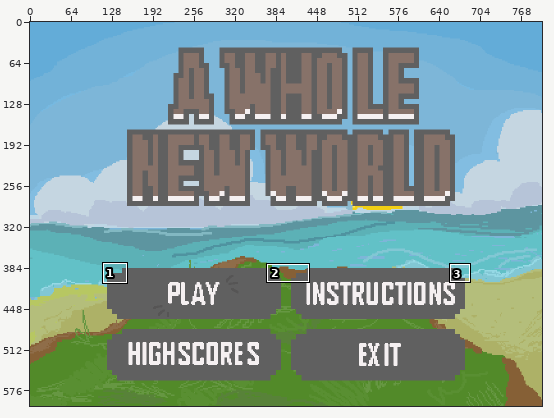
One commit to this pixel-art file: target/classes/img/bg2.aseprite. Above: a wide view before the commit, with the close-up outlined.
Close-up. The starting point:
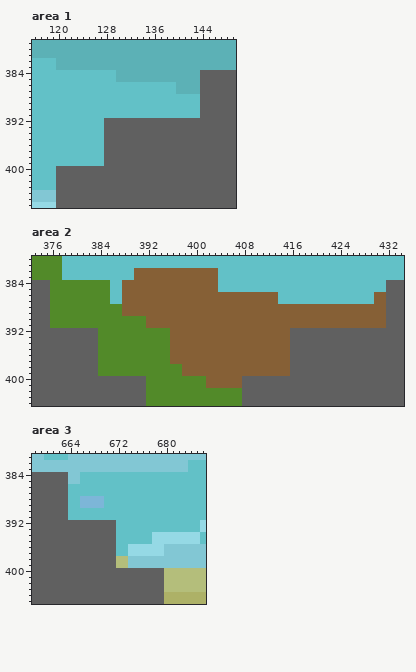
800x600 pixels, 1 frame. Shown: area 1: x 116..149, y 379..406; area 2: x 373..434, y 380..404; area 3: x 658..686, y 381..405. The commit also changed other parts of the picture, which this record leaves out.
Now the later version:
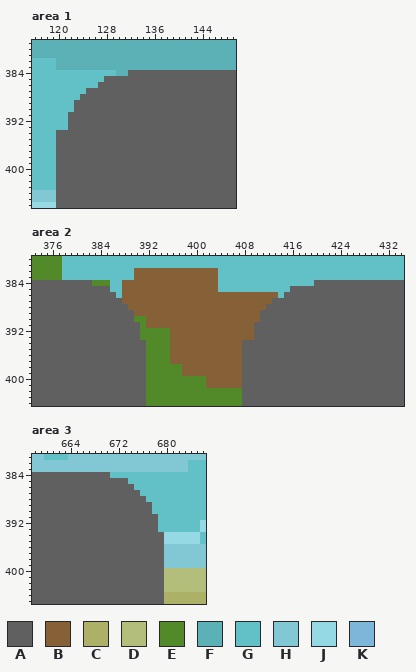
Palette (. is transparent): A #606060  B #866036  C #adb167  D #b4be7b  E #528a29  F #5cb1b6  G #62c1c7  H #82c7d4  J #95d9e5  K #7db6d8
Edits made:
Area 1, layer "Layer 3":
y 384: x 132..143 FFFFFFFFFFFF -> AAAAAAAAAAAA
y 385: x 128..143 GGFFFFFFFFFFFFFF -> AAAAAAAAAAAAAAAA
y 386: x 127..143 GGGGGGGGGGGGGFFFF -> AAAAAAAAAAAAAAAAA
y 387: x 125..143 GGGGGGGGGGGGGGGFFFF -> AAAAAAAAAAAAAAAAAAA
y 388: x 124..143 GGGGGGGGGGGGGGGGGGGG -> AAAAAAAAAAAAAAAAAAAA
y 389..390: x 123..143 GGGGGGGGGGGGGGGGGGGGG -> AAAAAAAAAAAAAAAAAAAAA
y 391: x 122..143 GGGGGGGGGGGGGGGGGGGGGG -> AAAAAAAAAAAAAAAAAAAAAA
y 392..393: x 122..127 GGGGGG -> AAAAAA
y 394..399: x 120..127 GGGGGGGG -> AAAAAAAA
Area 2, layer "Layer 3":
y 384: x 376..382 EEEEEEE -> AAAAAAA; x 420..431 GGGGGGGGGGGG -> AAAAAAAAAAAA
y 385: x 376..385 EEEEEEEEEE -> AAAAAAAAAA; x 416..431 GGGGGGGGGGGGGGGG -> AAAAAAAAAAAAAAAA
y 386: x 376..386 EEEEEEEEEEG -> AAAAAAAAAAA; x 415..431 GGGGGGGGGGGGGGGBB -> AAAAAAAAAAAAAAAAA
y 387: x 376..387 EEEEEEEEEEGG -> AAAAAAAAAAAA; x 413..431 BGGGGGGGGGGGGGGGGBB -> AAAAAAAAAAAAAAAAAAA
y 388: x 376..388 EEEEEEEEEEEEB -> AAAAAAAAAAAAA; x 412..431 BBBBBBBBBBBBBBBBBBBB -> AAAAAAAAAAAAAAAAAAAA
y 389: x 376..389 EEEEEEEEEEEEBB -> AAAAAAAAAAAAAA; x 411..431 BBBBBBBBBBBBBBBBBBBBB -> AAAAAAAAAAAAAAAAAAAAA
y 390: x 376..389 EEEEEEEEEEEEEE -> AAAAAAAAAAAAAA; x 411..431 BBBBBBBBBBBBBBBBBBBBB -> AAAAAAAAAAAAAAAAAAAAA
y 391: x 376..390 EEEEEEEEEEEEEEE -> AAAAAAAAAAAAAAA; x 410..431 BBBBBBBBBBBBBBBBBBBBBB -> AAAAAAAAAAAAAAAAAAAAAA
y 392..393: x 384..390 EEEEEEE -> AAAAAAA; x 410..415 BBBBBB -> AAAAAA
y 394..399: x 384..391 EEEEEEEE -> AAAAAAAA; x 408..415 BBBBBBBB -> AAAAAAAA
Area 3, layer "Layer 3":
y 384: x 664..670 HHGGGGG -> AAAAAAA
y 385: x 664..673 HHGGGGGGGG -> AAAAAAAAAA
y 386: x 664..674 GGGGGGGGGGG -> AAAAAAAAAAA
y 387: x 664..675 GGGGGGGGGGGG -> AAAAAAAAAAAA
y 388: x 664..676 GGKKKKGGGGGGG -> AAAAAAAAAAAAA
y 389: x 664..677 GGKKKKGGGGGGGG -> AAAAAAAAAAAAAA
y 390: x 664..677 GGGGGGGGGGGGGG -> AAAAAAAAAAAAAA
y 391: x 664..678 GGGGGGGGGGGGGGG -> AAAAAAAAAAAAAAA
y 392..393: x 672..678 GGGGGGG -> AAAAAAA
y 394..395: x 672..679 GGGGGGJJ -> AAAAAAAA
y 396..397: x 672..679 GGJJJJJJ -> AAAAAAAA
y 398..399: x 672..679 DDHHHHHH -> AAAAAAAA
Pixel boxes of the changes (left, top, right, bottom) in both close-ups:
changed: (56, 70, 200, 166)
changed: (50, 280, 146, 376)
changed: (242, 280, 386, 376)
changed: (68, 472, 164, 568)
